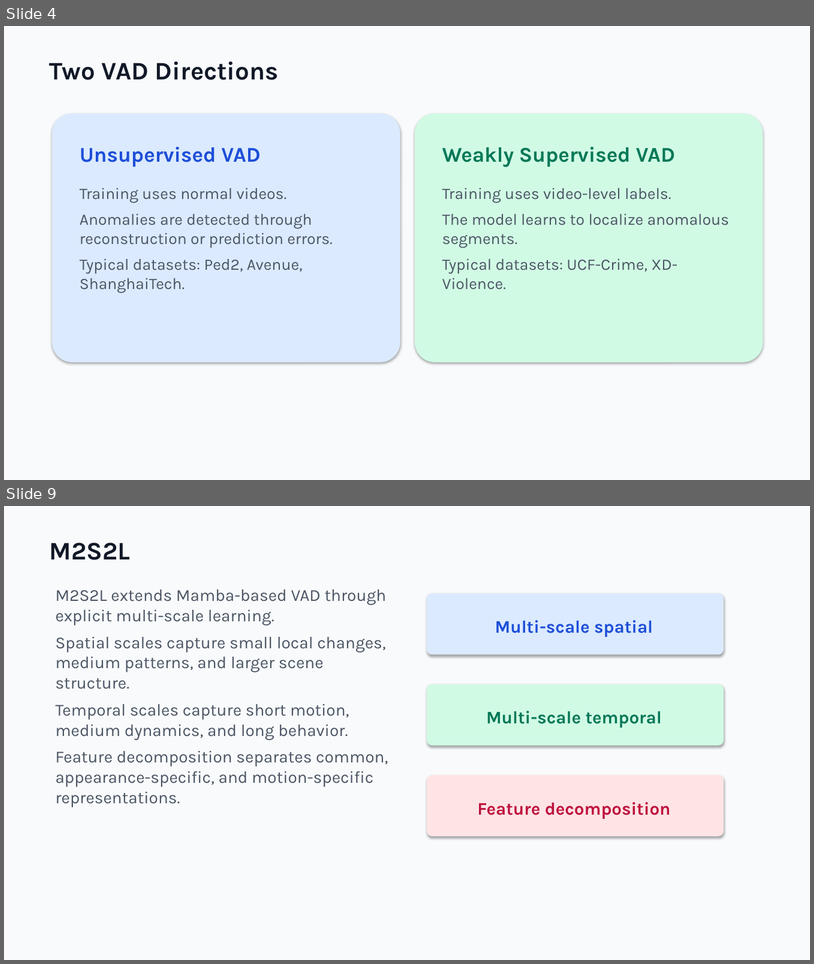
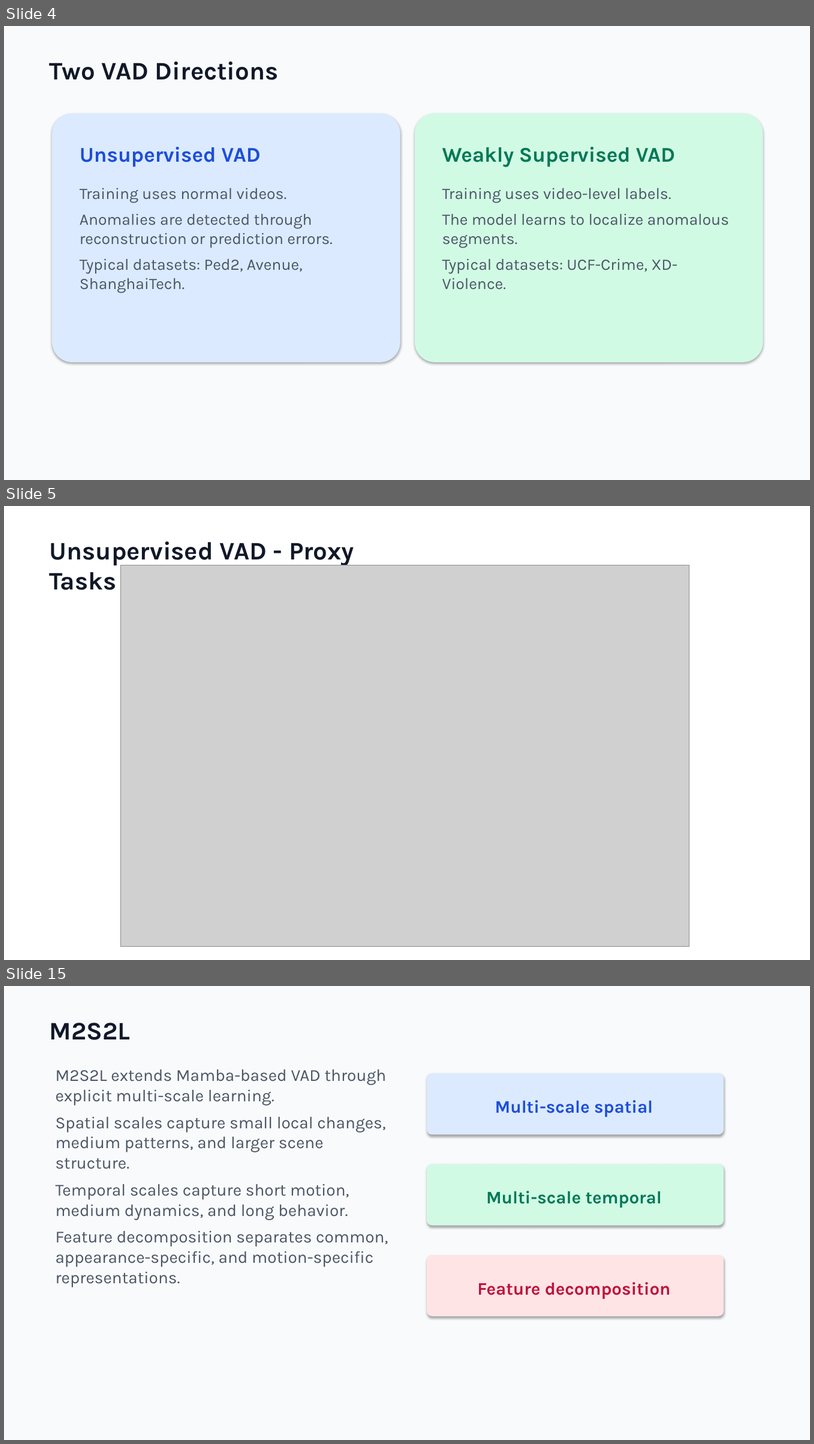
Before and after one commit to zeroxred/research, a slide deck: presentations/06_weekly_summary_mamba_vad_en.pptx. Shown one above the other, each under a label of ours: slides 4 and 9 before the commit, slides 4, 5 and 15 after it; the slides between them are not shown. The pictures are 814x964 and 814x1444 pixels, drawn with LibreOffice and Linux fonts; fonts in the diff are those of the drawing; grey boxes stand for pictures. Boxes give left, top, right and bottom in pixels: in the first picture for what was removed or moved away, otherwise in the second. Text is boxed around its words. In the diff, an @@ line names an element or a change of style, - is before the commit and + after.

```diff
--- a/presentations/06_weekly_summary_mamba_vad_en.pptx
+++ b/presentations/06_weekly_summary_mamba_vad_en.pptx
@@ slide 5 added at <box>4,506,810,960</box>, background #FFFFFF @@
@@ text added at <box>49,541,354,590</box>, 30 pt, text #111827, bold @@
+Unsupervised VAD - Proxy Tasks
@@ picture added at <box>121,565,690,946</box> @@
@@ what was slide 9 is now slide 15 @@
```
Also in this commit, not shown: 4 slides changed, 5 other slides added, 2 other files.
